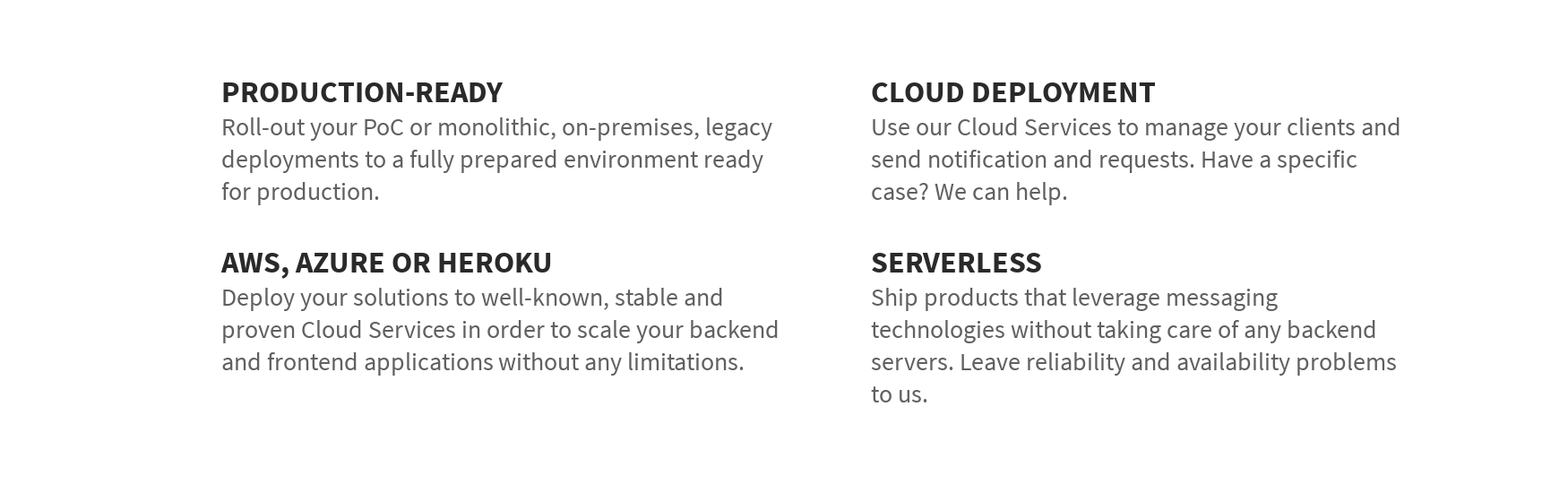
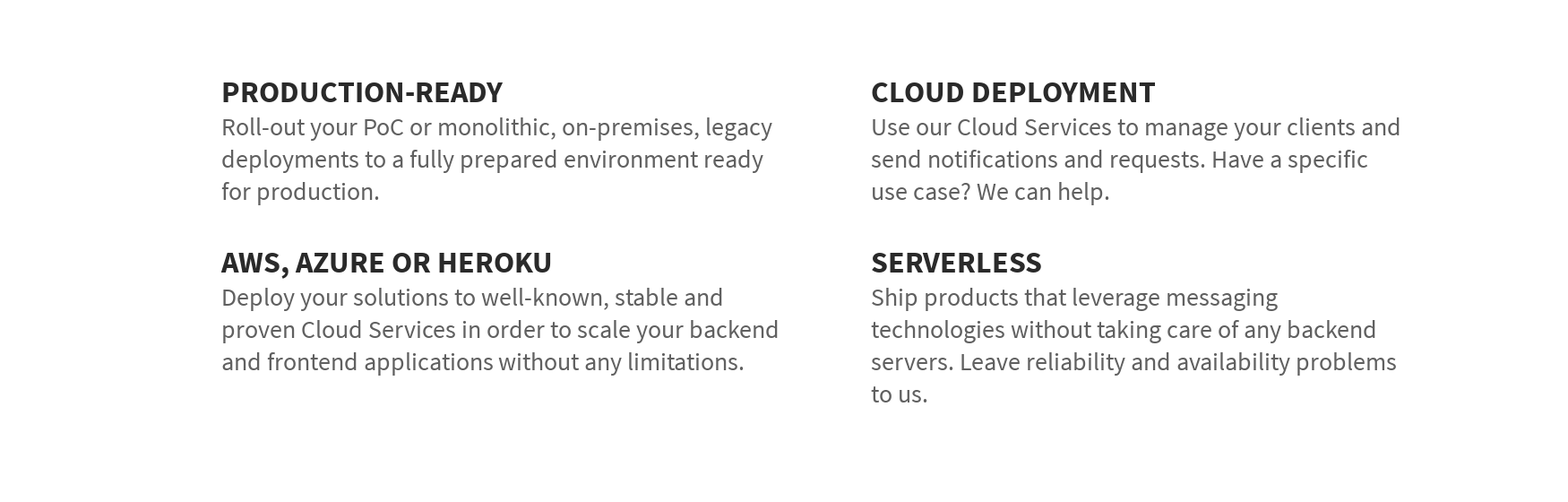
Comparing the layer stacks of the two (1568, 502) images. Changes:
painted on "right" over 871, 149, 1368, 206
